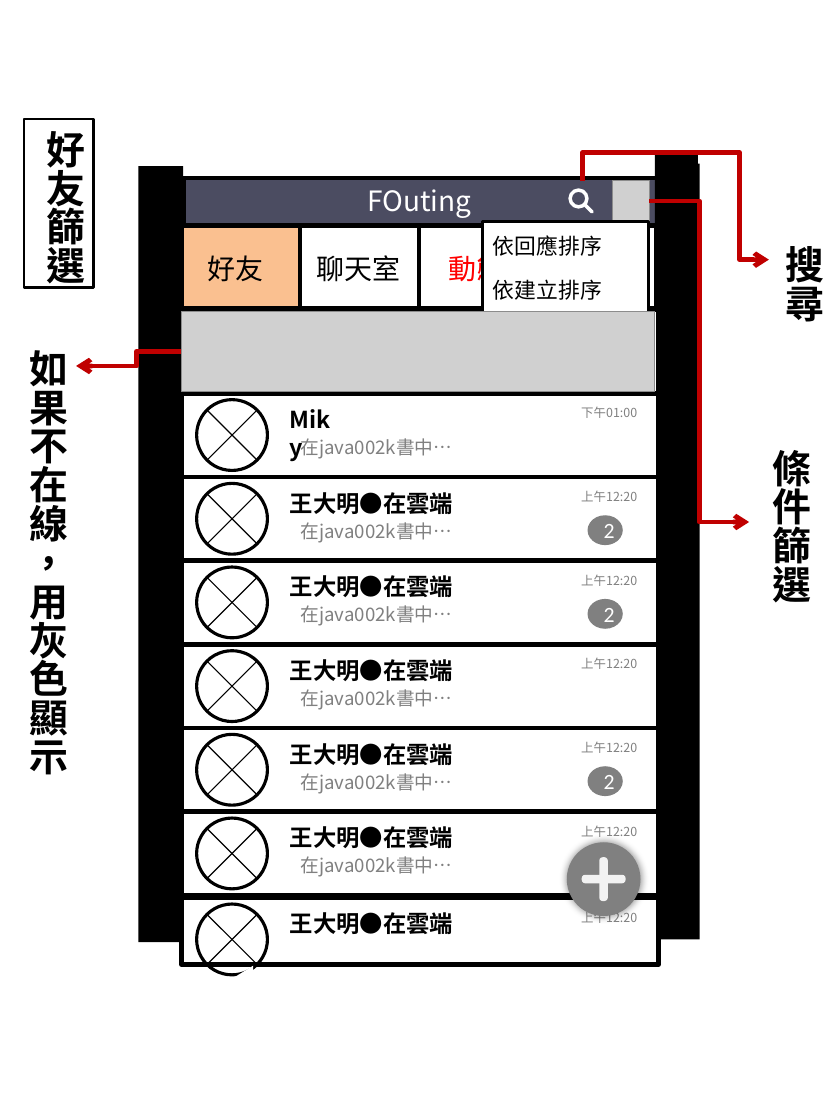
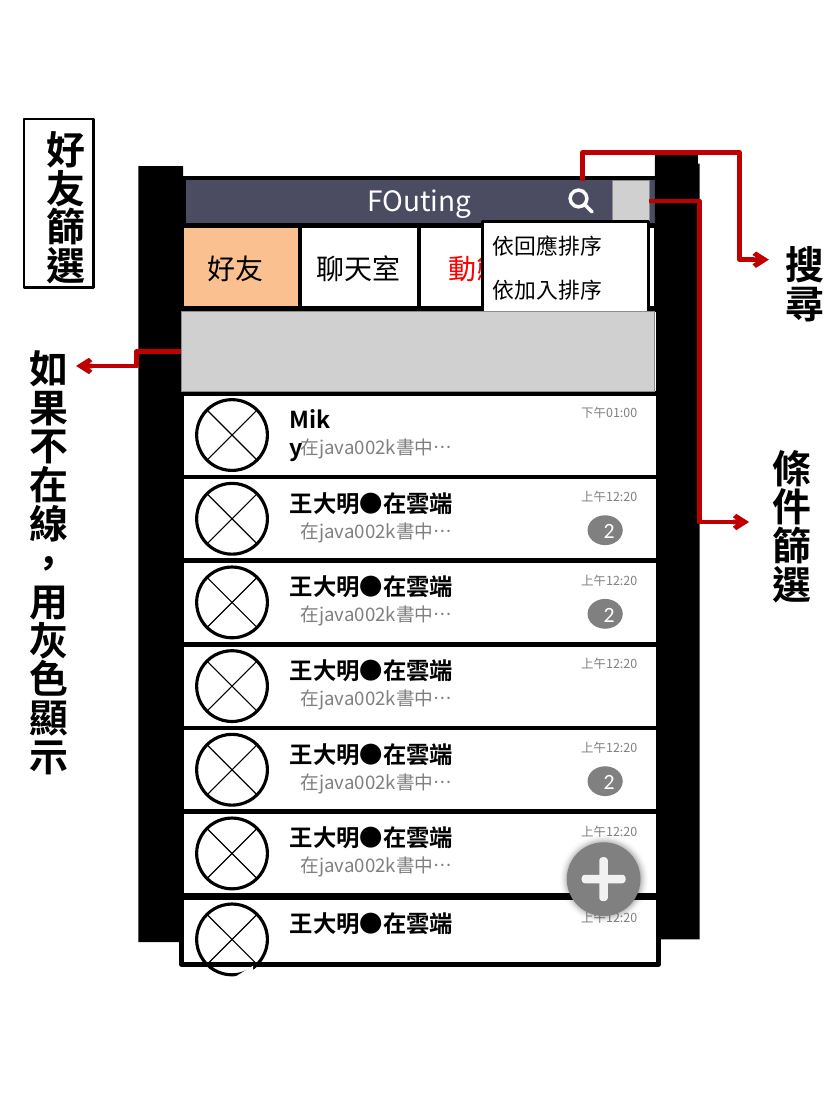
Before and after one commit to GabrielleWuHY/J2, a slide deck: slide 8 of ProjectA/FOuting框架圖.pptx. Drawn at 840x1120 pixels with LibreOffice and Linux fonts; fonts in the diff are those of the drawing; grey boxes stand for pictures; background and template pictures are left out. Boxes give left, top, right and bottom in pixels: in the first picture for what was removed or moved away, otherwise in the second. Text is boxed around its words. In the diff, an @@ line names an element or a change of style, - is before the commit and + after.

```diff
--- a/ProjectA/FOuting框架圖.pptx
+++ b/ProjectA/FOuting框架圖.pptx
@@ text at (493, 279, 602, 300): text changed @@
-依建立排序
+依加入排序
```
Also in this commit, not shown: 11 other slides changed, 3 slides added, 1 slide removed, 2 other files.
